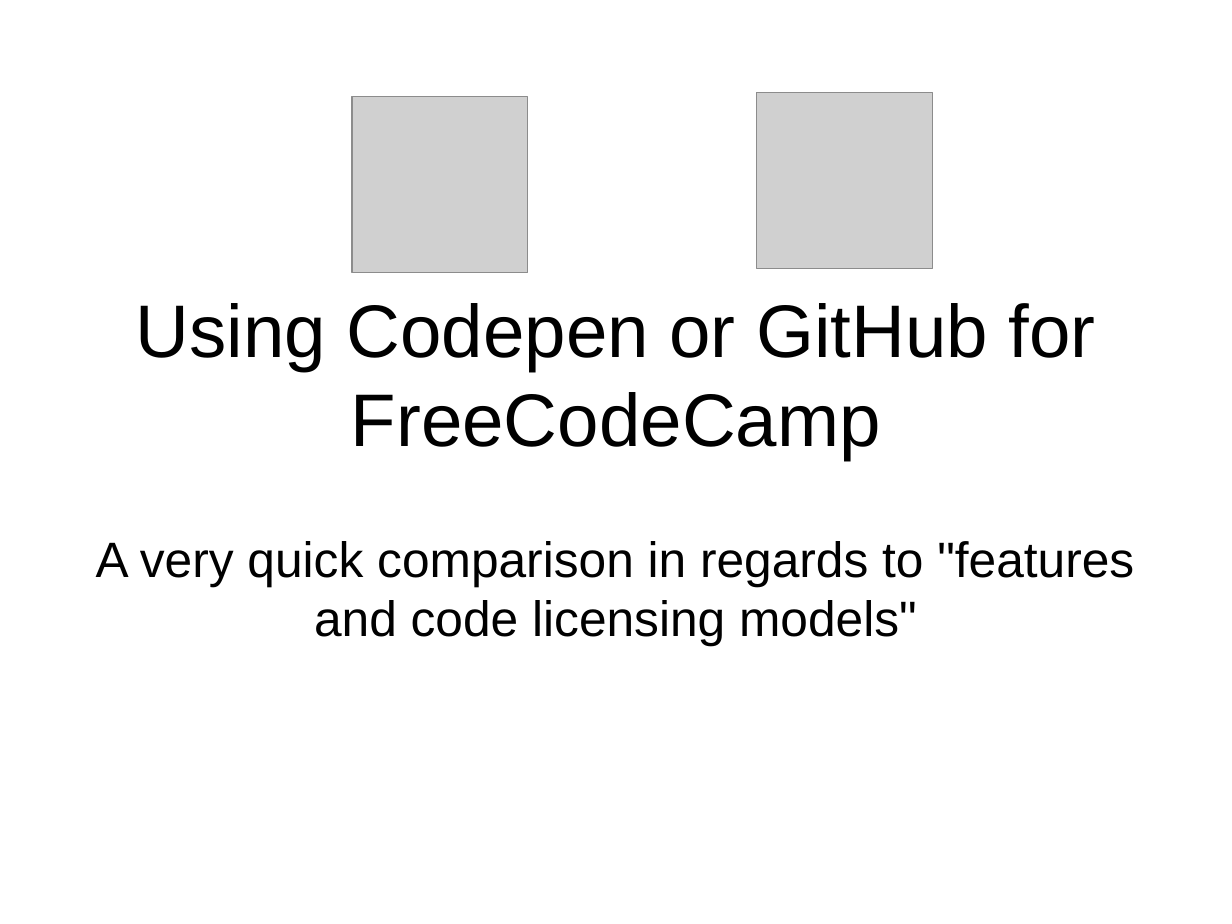
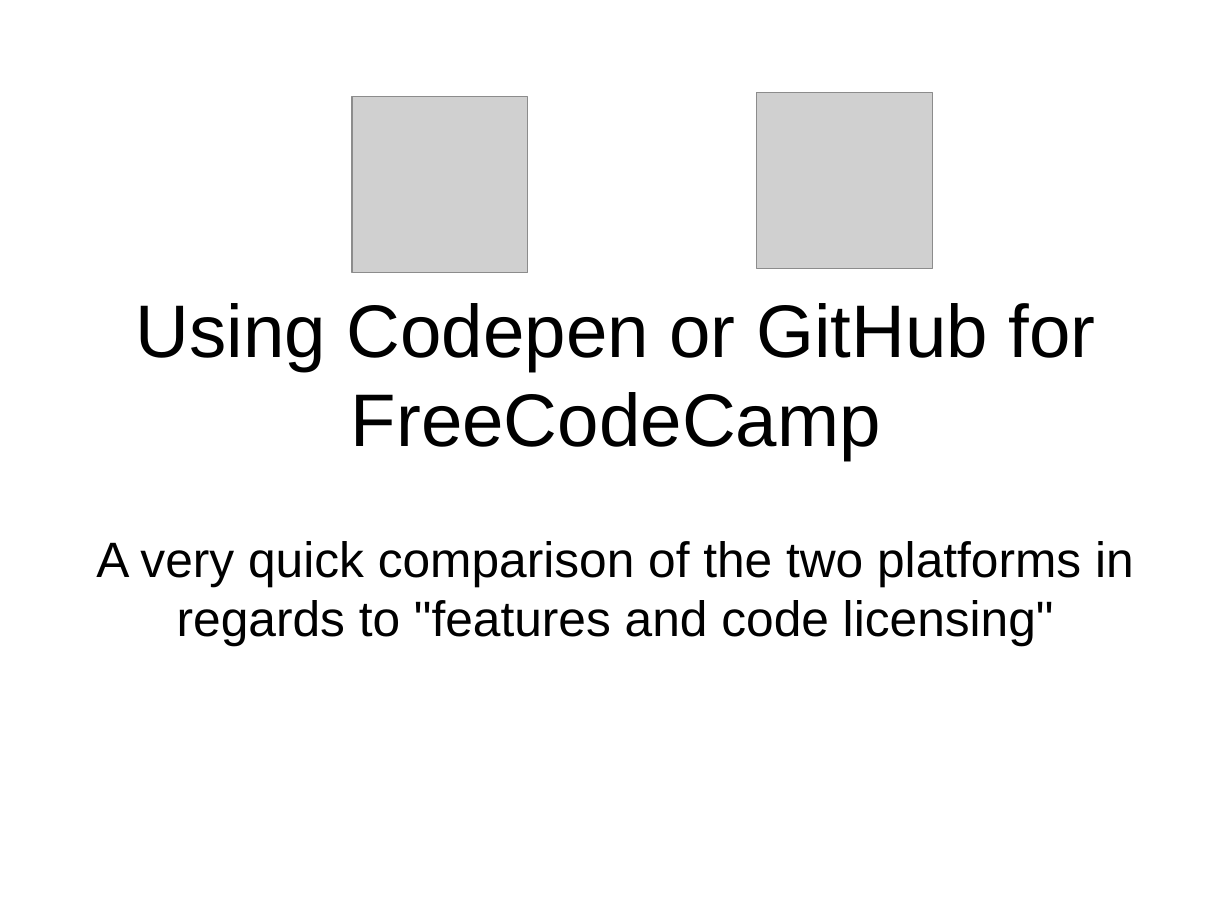
Before and after one commit to FCCVienna/FCCVienna, a slide deck: slide 1 of talks/2017-03-10_codepen_or_github_for_fcc.odp. Drawn at 1232x924 pixels with LibreOffice and Linux fonts; fonts in the diff are those of the drawing; grey boxes stand for pictures. Boxes give left, top, right and bottom in pixels: in the first picture for what was removed or moved away, otherwise in the second. Text is boxed around its words. In the diff, an @@ line names an element or a change of style, - is before the commit and + after.

```diff
--- a/talks/2017-03-10_codepen_or_github_for_fcc.odp
+++ b/talks/2017-03-10_codepen_or_github_for_fcc.odp
@@ subtitle at <box>96,541,1134,646</box>: text changed @@
-A very quick comparison in regards to "features and code licensing models"
+A very quick comparison of the two platforms in regards to "features and code licensing"
```
Also in this commit, not shown: 4 other slides changed.
